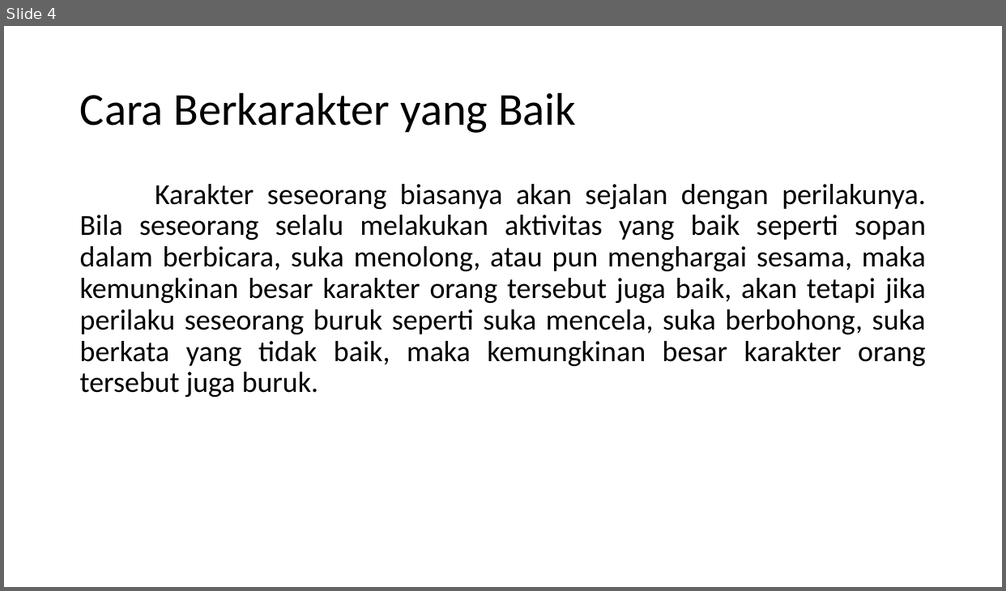
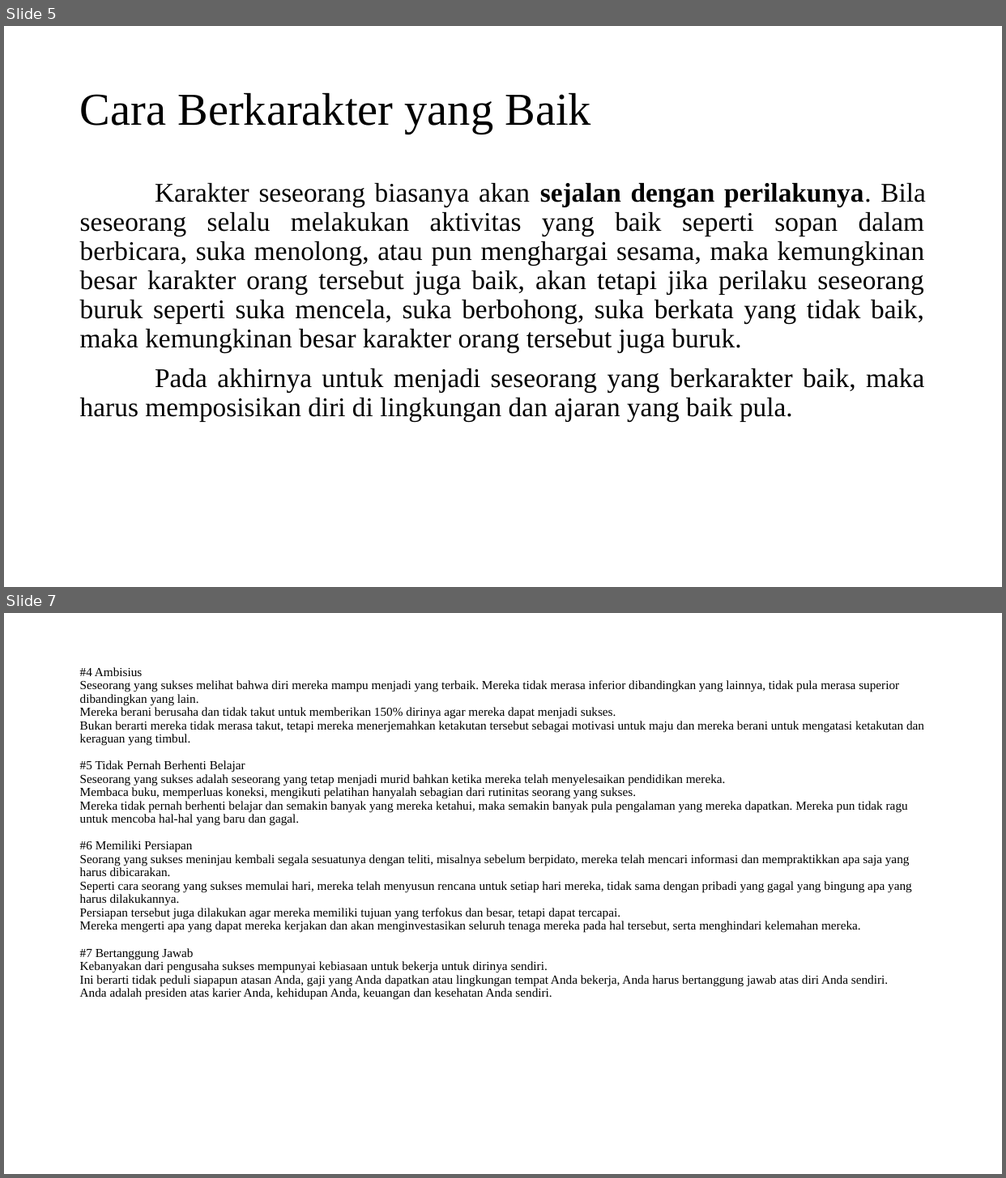
Before and after one commit to faizalakhsan/Tugas-CB-Fisika, a slide deck: Kelompok 5 Character Building.ppt. Shown one above the other, each under a label of ours: slide 4 before the commit, slides 5 and 7 after it; the slides between them are not shown. The pictures are 1006x591 and 1006x1178 pixels, drawn with LibreOffice and Linux fonts; fonts in the diff are those of the drawing. Boxes give left, top, right and bottom in pixels: in the first picture for what was removed or moved away, otherwise in the second. Text is boxed around its words. In the diff, an @@ line names an element or a change of style, - is before the commit and + after.

```diff
--- a/Kelompok 5 Character Building.ppt
+++ b/Kelompok 5 Character Building.ppt
@@ slide 7 added at [4, 613, 1002, 1174], background #FFFFFF @@
@@ text added at [80, 667, 924, 1000], 11.9 pt, text #000000 @@
+#4 Ambisius
+Seseorang yang sukses melihat bahwa diri mereka mampu menjadi yang terbaik. Mereka tidak merasa inferior dibandingkan yang lainnya, tidak pula merasa superior dibandingkan yang lain.
+Mereka berani berusaha dan tidak takut untuk memberikan 150% dirinya agar mereka dapat menjadi sukses.
+Bukan berarti mereka tidak merasa takut, tetapi mereka menerjemahkan ketakutan tersebut sebagai motivasi untuk maju dan mereka berani untuk mengatasi ketakutan dan keraguan yang timbul.
+#5 Tidak Pernah Berhenti Belajar
+Seseorang yang sukses adalah seseorang yang tetap menjadi murid bahkan ketika mereka telah menyelesaikan pendidikan mereka.
+Membaca buku, memperluas koneksi, mengikuti pelatihan hanyalah sebagian dari rutinitas seorang yang sukses.
+Mereka tidak pernah berhenti belajar dan semakin banyak yang mereka ketahui, maka semakin banyak pula pengalaman yang mereka dapatkan. Mereka pun tidak ragu untuk mencoba hal-hal yang baru dan gagal.
+#6 Memiliki Persiapan
+Seorang yang sukses meninjau kembali segala sesuatunya dengan teliti, misalnya sebelum berpidato, mereka telah mencari informasi dan mempraktikkan apa saja yang harus dibicarakan.
+Seperti cara seorang yang sukses memulai hari, mereka telah menyusun rencana untuk setiap hari mereka, tidak sama dengan pribadi yang gagal yang bingung apa yang harus dilakukannya.
+Persiapan tersebut juga dilakukan agar mereka memiliki tujuan yang terfokus dan besar, tetapi dapat tercapai.
+Mereka mengerti apa yang dapat mereka kerjakan dan akan menginvestasikan seluruh tenaga mereka pada hal tersebut, serta menghindari kelemahan mereka.
+#7 Bertanggung Jawab
+Kebanyakan dari pengusaha sukses mempunyai kebiasaan untuk bekerja untuk dirinya sendiri.
+Ini berarti tidak peduli siapapun atasan Anda, gaji yang Anda dapatkan atau lingkungan tempat Anda bekerja, Anda harus bertanggung jawab atas diri Anda sendiri.
+Anda adalah presiden atas karier Anda, kehidupan Anda, keuangan dan kesehatan Anda sendiri.
@@ what was slide 4 is now slide 5 @@
@@ slide 5 changed as well @@
@@ title "Cara Berkarakter yang Baik" at [80, 92, 591, 134]: font Calibri to Times New Roman @@
@@ text at [80, 183, 926, 353]: size 28 to 26 pt, font Calibri to Times New Roman in "Karakter seseorang biasanya akan sejalan dengan perilakunya. ..."; bold on in "sejalan dengan perilakunya." @@
@@ text at [80, 369, 924, 422]: paragraph added @@
+Pada akhirnya untuk menjadi seseorang yang berkarakter baik, maka harus memposisikan diri di lingkungan dan ajaran yang baik pula.
```
Also in this commit, not shown: 1 other slide changed, 4 other slides added, 3 slides removed.
